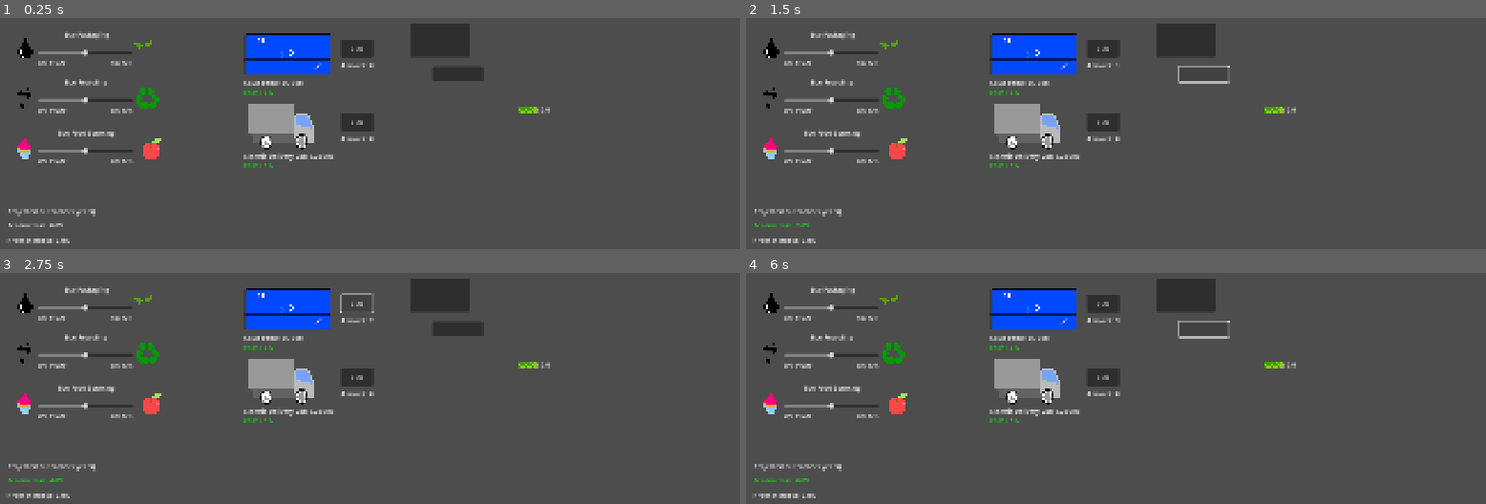
Above: before the commit, frames 1-4 (two rows, left to right).
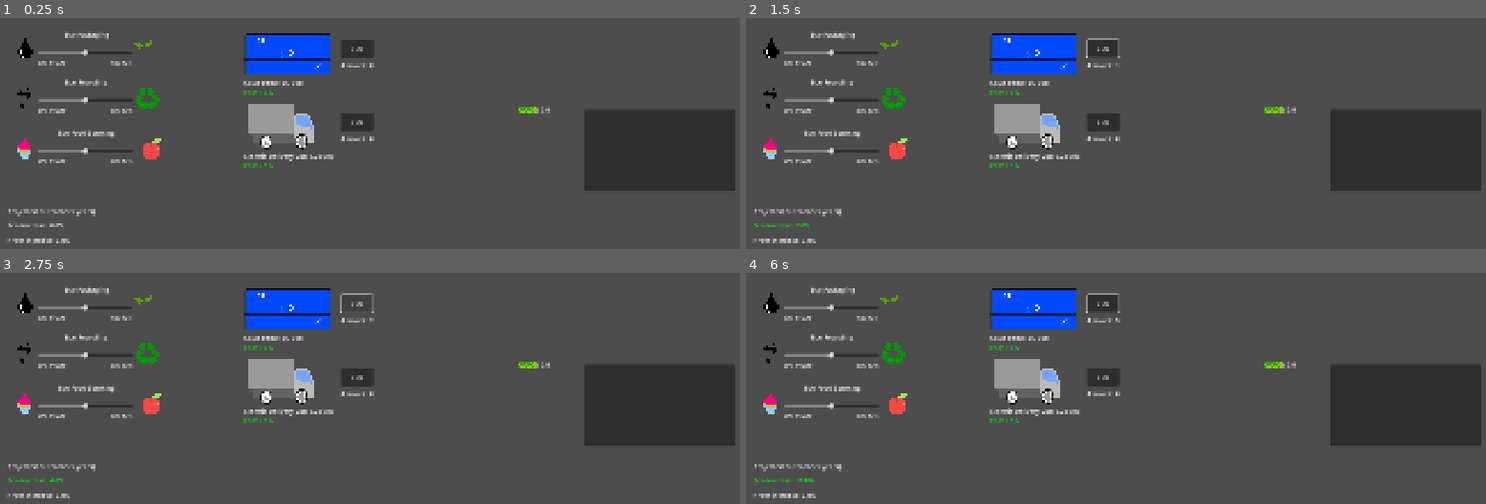
Above: after the commit, the same moments.

Repository: theresaaung/HACKATHON
Game: Godot game, scene res://scenes/main.tscn
Same seed, same stepped clock (60 frames per second), same inputs: the game is played once before the commit and once after it.
Inputs (mouse positions are in pixels of both pictures, inside the frame that each line leads up to):
- Up to frame 1 (0.25 s): no input
- Up to frame 2 (1.5 s): click "BUY" at 0.5 s; click (1204, 73) at 1.27 s
- Up to frame 3 (2.75 s): click "BUY" at 2 s
- Up to frame 4 (6 s): click (1204, 328) at 2.77 s; click "BUY" at 3.5 s; click (1204, 328) at 4.27 s; tap Enter at 5 s; tap Space at 5.75 s

The runs differ from the first frame. In frame 1, 8.6% of the frame differs, in the area x 55-100%, y 2-75%; in frame 2, 8.4%; in frame 3, 8.6%; in frame 4, 8.5%.

Commit message:
Nishis Thang

Diff:
--- a/company-net-zero-sim/node_2d 2.tscn
+++ /dev/null
@@ -1,122 +0,0 @@
-[gd_scene load_steps=2 format=3 uid="uid://c4wusekmxx21w"]
-
-[sub_resource type="GDScript" id="GDScript_y32ns"]
-script/source = "extends Node2D
-
-@onready var button: Button = $Button
-@onready var notify_panel: PanelContainer = $PanelContainer            # template (hidden)
-@onready var notify_label: Label = $PanelContainer/Label               # template label
-@onready var feed_scroll: ScrollContainer = $FeedScroll
-@onready var feed: VBoxContainer = $FeedScroll/Feed
-
-var messages := [
-	\"The local eco farm that you have been sourcing food from has got mad cow disease! Results in lower profits from less food.\",
-	\"Week-long storm, no sunlight for a week, cant use solar panels.\",
-	\"The supplier of biodegradable packaging goes bankrupt. Hence, the supermarkets have to switch back to using plastic alternatives.\",
-	\"Recycling workers go on a strike due to low wage and hence all the recycling piles up.\",
-	\"A food bank that the supermarket donates to has reached capacity. Hence, unsold food needs to be thrown away increasing disposable costs.\",
-	\"New eco-friendly food absorbs moisture and damages food.\",
-	\"A fuel shortage hits the country due to which electric vans became overused and difficult to recharge causing delays.\",
-	\"Droughts in Spain ruin crops that the supermarket imports like tomatoes and hence price rises, availability falls and profits decline.\",
-	\"Political conflicts disturb shipping routes, hence imported eco crops decline and forcing the supermarket to go back to non sustainable options.\"
-]
-
- # kept to avoid big changes; no longer used
-
-func _ready() -> void:
-	_setup_notification_style()
-	# use PanelContainer only as a template
-	notify_panel.visible = false
-
-func _on_button_pressed() -> void:
-	_show_notification(_random_message())
-
-func _random_message() -> String:
-	return messages.pick_random()
-
-func _setup_notification_style() -> void:
-	# Make the panel look like a phone toast (applies to template; duplicates inherit it)
-	var sb := StyleBoxFlat.new()
-	sb.bg_color = Color(\"#121212\")
-	sb.corner_radius_top_left = 14
-	sb.corner_radius_top_right = 14
-	sb.corner_radius_bottom_left = 14
-	sb.corner_radius_bottom_right = 14
-	sb.set_border_width_all(0)
-	sb.shadow_size = 10
-	sb.shadow_color = Color(0, 0, 0, 0.5)
-	sb.expand_margin_left = 8
-	sb.expand_margin_right = 8
-	sb.expand_margin_top = 8
-	sb.expand_margin_bottom = 8
-	notify_panel.add_theme_stylebox_override(\"panel\", sb)
-
-	# Label aesthetics (template)
-	notify_label.add_theme_color_override(\"font_color\", Color(\"#FEFEFE\"))
-	notify_label.add_theme_constant_override(\"line_spacing\", 2)
-	notify_label.autowrap_mode = TextServer.AUTOWRAP_WORD_SMART
-
-	# Nice padding inside the panel
-	notify_panel.add_theme_constant_override(\"margin_left\", 14)
-	notify_panel.add_theme_constant_override(\"margin_right\", 14)
-	notify_panel.add_theme_constant_override(\"margin_top\", 10)
-	notify_panel.add_theme_constant_override(\"margin_bottom\", 10)
-
-	# Compact toast width and stretch to feed width
-	notify_panel.custom_minimum_size = Vector2(520, 0)
-	notify_panel.size_flags_horizontal = Control.SIZE_EXPAND_FILL
-
-	# Feed spacing
-	feed.add_theme_constant_override(\"separation\", 8)
-
-# --- New behavior: add a new toast to the feed each press ---
-func _show_notification(text: String) -> void:
-	# Duplicate the template so it carries all styling
-	var toast := notify_panel.duplicate() as PanelContainer
-	var label := toast.get_node(\"Label\") as Label
-	label.text = text
-	toast.visible = true
-	toast.modulate.a = 0.0
-	toast.scale = Vector2(0.98, 0.98)
-	toast.size_flags_horizontal = Control.SIZE_EXPAND_FILL
-
-	# Add newest to top
-	feed.add_child(toast)
-	feed.move_child(toast, 0)
-
-	# Animate a quick fade/scale pop-in (position is managed by VBoxContainer)
-	var tw := create_tween().set_trans(Tween.TRANS_CUBIC).set_ease(Tween.EASE_OUT)
-	tw.tween_property(toast, \"modulate:a\", 1.0, 0.18)
-	tw.parallel().tween_property(toast, \"scale\", Vector2.ONE, 0.18)
-
-	# Make sure the newest toast is visible (scroll to top)
-	await get_tree().process_frame
-	feed_scroll.scroll_vertical = 0
-"
-
-[node name="Node2D" type="Node2D"]
-position = Vector2(-232, -406)
-script = SubResource("GDScript_y32ns")
-
-[node name="Button" type="Button" parent="."]
-offset_left = -3752.0
-offset_top = 333.0
-offset_right = 2722.0
-offset_bottom = 1464.0
-
-[node name="PanelContainer" type="PanelContainer" parent="."]
-offset_right = 100.0
-offset_bottom = 23.0
-
-[node name="Label" type="Label" parent="PanelContainer"]
-layout_mode = 2
-text = "Notifications"
-
-[node name="FeedScroll" type="ScrollContainer" parent="."]
-offset_right = 40.0
-offset_bottom = 40.0
-
-[node name="Feed" type="VBoxContainer" parent="FeedScroll"]
-layout_mode = 2
-
-[connection signal="pressed" from="Button" to="." method="_on_button_pressed"]
--- a/company-net-zero-sim/scenes/console.tscn
+++ /dev/null
@@ -1,30 +0,0 @@
-[gd_scene load_steps=2 format=3 uid="uid://cmfoo8uxdi6gs"]
-
-[ext_resource type="Script" uid="uid://84j6n8dq65bc" path="res://scenes/money_counter.gd" id="1_gf67r"]
-
-[node name="Console" type="Node2D"]
-script = ExtResource("1_gf67r")
-
-[node name="Button" type="Button" parent="."]
-offset_left = -183.0
-offset_top = -56.0
-offset_right = -56.0
-offset_bottom = -17.0
-
-[node name="PanelContainer" type="PanelContainer" parent="."]
-offset_left = -238.0
-offset_top = -162.0
-offset_right = -90.0
-offset_bottom = -79.0
-
-[node name="Label" type="Label" parent="PanelContainer"]
-layout_mode = 2
-
-[node name="FeedScroll" type="ScrollContainer" parent="."]
-offset_left = -294.0
-offset_top = -247.0
-offset_right = -52.0
-offset_bottom = -184.0
-
-[node name="Feed" type="VBoxContainer" parent="FeedScroll"]
-layout_mode = 2
--- a/company-net-zero-sim/scenes/main.tscn
+++ b/company-net-zero-sim/scenes/main.tscn
@@ -7,8 +7,8 @@
 [ext_resource type="PackedScene" uid="uid://si0idodylfyn" path="res://scenes/ProjectedOutcomeLabel.tscn" id="5_wp0k4"]
 [ext_resource type="PackedScene" uid="uid://bvgwdqpyvod2k" path="res://scenes/SolarPanelOption.tscn" id="6_bjd11"]
 [ext_resource type="PackedScene" uid="uid://mjg8acdyfui8" path="res://scenes/VanOption.tscn" id="7_qmy6f"]
-[ext_resource type="PackedScene" uid="uid://cmfoo8uxdi6gs" path="res://scenes/console.tscn" id="8_jlsqs"]
 [ext_resource type="PackedScene" uid="uid://3g25oktnj01b" path="res://scenes/MoneyCounter.tscn" id="9_85g3d"]
+[ext_resource type="PackedScene" uid="uid://c4wusekmxx21w" path="res://scenes/node_2d.tscn" id="9_choun"]
 
 [node name="Main" type="Node2D"]
 script = ExtResource("1_nxtc6")
@@ -57,9 +57,8 @@
 offset_bottom = 492.0
 price = 20000.0
 
-[node name="Console" parent="." instance=ExtResource("8_jlsqs")]
-position = Vector2(1330, 461)
-script = null
-
 [node name="MoneyCounter" parent="." instance=ExtResource("9_85g3d")]
 position = Vector2(1409, 502)
+
+[node name="Node2D" parent="." instance=ExtResource("9_choun")]
+position = Vector2(873, -271)
Renamed: company-net-zero-sim/node_2d.tscn -> company-net-zero-sim/scenes/node_2d.tscn
